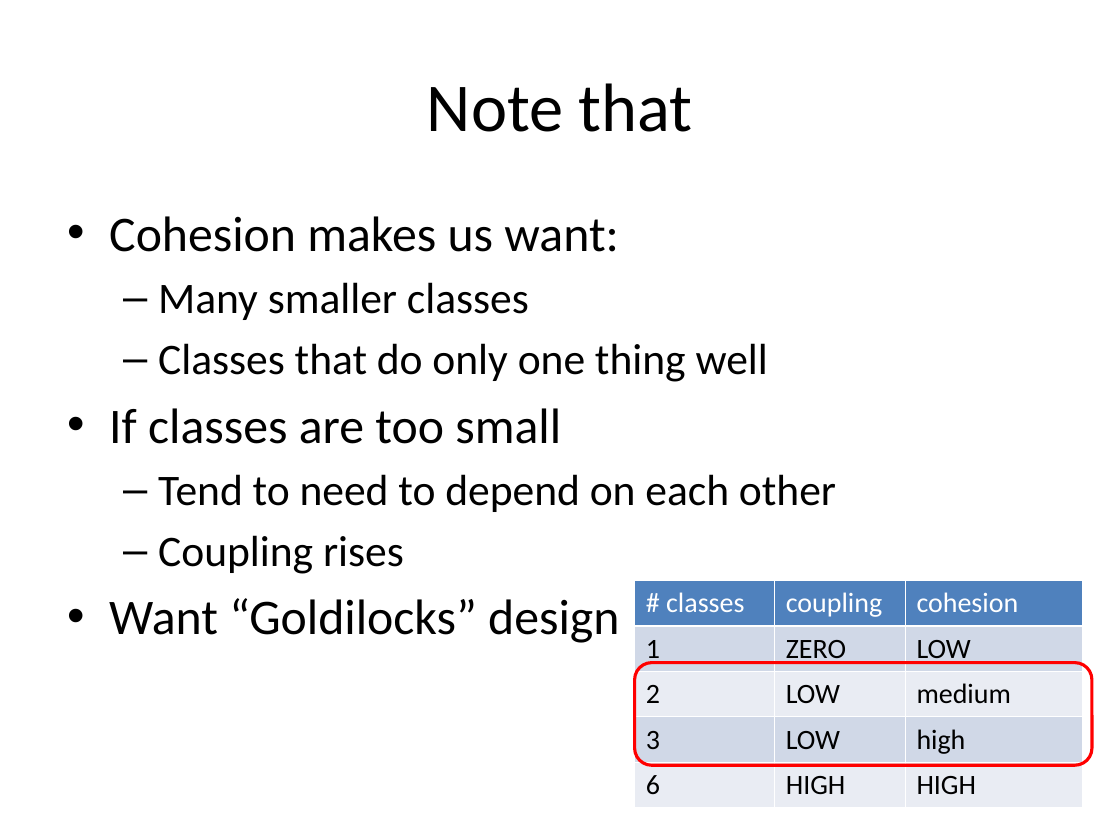
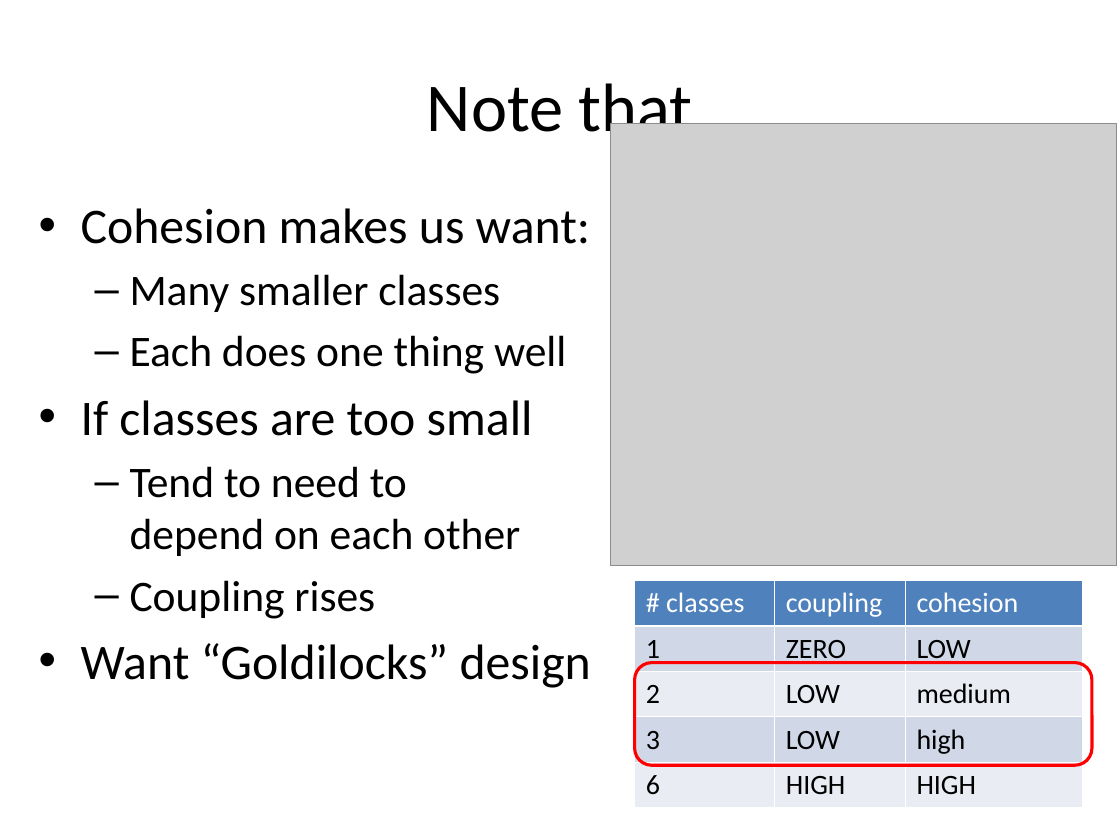
Before and after one commit to RHIT-CSSE/csse220, a slide deck: slide 21 of ClassMaterials/CohesionAndCoupling/Slides/Part4-OOD-DP4-CouplingCohesion.pptx. Drawn at 1120x840 pixels with LibreOffice and Linux fonts; fonts in the diff are those of the drawing; grey boxes stand for pictures. Boxes give left, top, right and bottom in pixels: in the first picture for what was removed or moved away, otherwise in the second. Text is boxed around its words. In the diff, an @@ line names an element or a change of style, - is before the commit and + after.

```diff
--- a/ClassMaterials/CohesionAndCoupling/Slides/Part4-OOD-DP4-CouplingCohesion.pptx
+++ b/ClassMaterials/CohesionAndCoupling/Slides/Part4-OOD-DP4-CouplingCohesion.pptx
@@ picture added at (610, 123, 1117, 566) @@
@@ text "Cohesion makes us want:": place and size @@
-text "Cohesion makes us want:" at (109, 216, 836, 643)
+text "Cohesion makes us want:" at (81, 208, 591, 688)
@@ text at (130, 335, 566, 374): text changed @@
-  – Classes that do only one thing well
+  – Each does one thing well
```
Also in this commit, not shown: 4 other slides changed, 1 other file.
